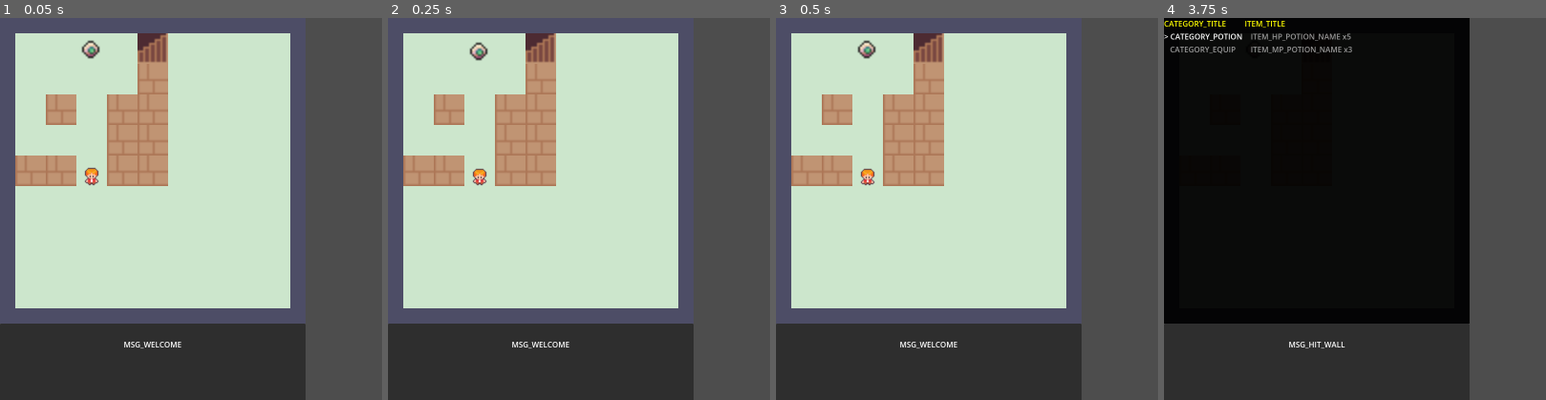
Above: before the commit, frames 1-4 (left to right).
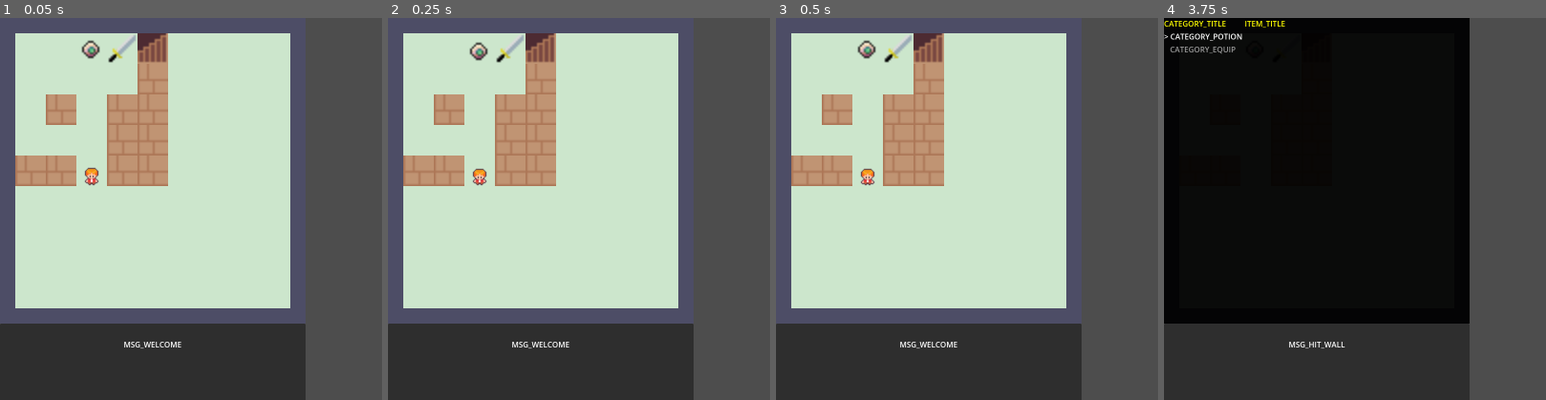
Above: after the commit, the same moments.

Repository: yifan-lee/ATB_Tower_Climber
Game: Godot game, scene res://scenes/main.tscn
Two runs of this game, one before a commit and one after it. Both use one fixed random seed, a clock stepped at 60 frames per second and the inputs below. The project has no main scene, so this scene is started directly.
Inputs:
- Up to frame 1 (0.05 s): no input
- Up to frame 2 (0.25 s): no input
- Up to frame 3 (0.5 s): no input
- Up to frame 4 (3.75 s): tap Enter (ui_accept) at 0.5, 0.77, 1.25, 1.52, 2, 3.02 s; hold Right (ui_right) 0.53-1.28 s; tap B at 0.6, 3.6 s; hold Down (ui_down) 1.28-2.03 s; tap C at 1.35 s; hold Right (ui_right) 2.03-2.78 s; tap Space at 2.1 s; hold Up (ui_up) 2.78-3.53 s; tap Z at 2.85 s; hold Left (ui_left) from 3.53 s (still down)
The pictures show only the part of the screen within x 0-50%, y 0-50%; the shares and areas given below are measured in that part.

The runs differ from the first frame. In frame 1, 0.2% of the frame differs, in the area x 28-36%, y 4-12%; in frame 2, 0.2%; in frame 3, 0.2%; in frame 4, 0.5%, in the area x 22-50%, y 4-10%.

Commit message:
add item pickup system

Diff:
--- a/config/entity_db.gd
+++ b/config/entity_db.gd
@@ -22,12 +22,12 @@
             SkillDB.get_skill("one_hit"),
         ],
         {
-            "hp_potion": 5,
-            "mp_potion": 3,
-            "iron_sword": 1,
-            "iron_helm": 1,
-            "tree_branch": 1,
-            "jy_sword": 1
+            # "hp_potion": 5,
+            # "mp_potion": 3,
+            # "iron_sword": 1,
+            # "iron_helm": 1,
+            # "tree_branch": 1,
+            # "jy_sword": 1
         }
     )
 
@@ -45,7 +45,7 @@
             SkillDB.get_skill("basic_atk"),
         ],
         {}, # Empty inventory
-        5   # Level 5
+        5 # Level 5
     )
 
 func get_stats(id: String) -> Stats:
--- a/config/item_db.gd
+++ b/config/item_db.gd
@@ -4,7 +4,7 @@
 var db: Dictionary = {}
 
 func _ready():
-	db["hp_potion"] = Item.new().setup(
+	var hp_potion = Item.new().setup(
 		"hp_potion",
 		"ITEM_HP_POTION_NAME",
 		Item.ItemType.POTION,
@@ -12,8 +12,10 @@
 		0,
 		"ITEM_HP_POTION_DESC"
 	)
+	hp_potion.icon = load("res://assets/sprites/item/HealthPotion.png")
+	db["hp_potion"] = hp_potion
 
-	db["mp_potion"] = Item.new().setup(
+	var mp_potion = Item.new().setup(
 		"mp_potion",
 		"ITEM_MP_POTION_NAME",
 		Item.ItemType.POTION,
@@ -21,38 +23,58 @@
 		50, # 回蓝50
 		"ITEM_MP_POTION_DESC"
 	)
+	mp_potion.icon = load("res://assets/sprites/item/ManaPotion.png")
+	db["mp_potion"] = mp_potion
 
-	db["iron_helm"] = Item.new().setup(
+	var iron_helm = Item.new().setup(
 		"iron_helm",
 		"EQUIPMENT_IRON_HELM",
 		Item.ItemType.EQUIPMENT,
 		0, 0, "EQUIPMENT_IRON_HELM_DESC",
 		0, 10, 0, Item.EquipSlot.HEAD
 	)
+	iron_helm.icon = load("res://assets/sprites/item/Helmet.png")
+	db["iron_helm"] = iron_helm
 
-	db["iron_sword"] = Item.new().setup(
+	var iron_sword = Item.new().setup(
 		"iron_sword",
 		"EQUIPMENT_IRON_SWORD",
 		Item.ItemType.EQUIPMENT,
 		0, 0, "EQUIPMENT_IRON_SWORD_DESC",
 		10, 0, 0, Item.EquipSlot.RIGHT_HAND
 	)
+	iron_sword.icon = load("res://assets/sprites/item/Sword.png")
+	db["iron_sword"] = iron_sword
 
-	db["tree_branch"] = Item.new().setup(
+	var tree_branch = Item.new().setup(
 		"tree_branch",
 		"EQUIPMENT_TREE_BRANCH",
 		Item.ItemType.EQUIPMENT,
 		0, 0, "EQUIPMENT_TREE_BRANCH_DESC",
 		1, 0, 0, Item.EquipSlot.RIGHT_HAND
 	)
+	# tree_branch.icon = load(...)
+	db["tree_branch"] = tree_branch
 
-	db["jy_sword"] = Item.new().setup(
+	var jy_sword = Item.new().setup(
 		"jy_sword",
 		"EQUIPMENT_JY_SWORD",
 		Item.ItemType.EQUIPMENT,
 		0, 0, "EQUIPMENT_JY_SWORD_DESC",
 		100, 0, 0, Item.EquipSlot.RIGHT_HAND
 	)
+	jy_sword.icon = load("res://assets/sprites/item/Sword.png")
+	db["jy_sword"] = jy_sword
+
+	var swift_boots = Item.new().setup(
+		"swift_boots",
+		"EQUIPMENT_SWIFT_BOOTS",
+		Item.ItemType.EQUIPMENT,
+		0, 0, "EQUIPMENT_SWIFT_BOOTS_DESC",
+		0, 0, 10, Item.EquipSlot.FEET
+	)
+	swift_boots.icon = load("res://assets/sprites/item/LeatherBoot.png")
+	db["swift_boots"] = swift_boots
 
 
 func get_item(id: String) -> Item:
--- a/data/item.gd
+++ b/data/item.gd
@@ -2,8 +2,8 @@
 extends Resource
 class_name Item
 
-enum ItemType { POTION, EQUIPMENT, KEY_ITEM }
-enum EquipSlot { NONE, HEAD, CHEST, LEGS, FEET, LEFT_HAND, RIGHT_HAND, ACCESSORY }
+enum ItemType {POTION, EQUIPMENT, KEY_ITEM}
+enum EquipSlot {NONE, HEAD, CHEST, LEGS, FEET, LEFT_HAND, RIGHT_HAND, ACCESSORY}
 
 @export var item_id: String
 @export var item_name: String
@@ -15,6 +15,7 @@
 @export var effect_def: int = 0
 @export var effect_spd: int = 0
 @export var description: String
+@export var icon: Texture2D
 
 func setup(id: String, n: String, t: ItemType, hp: int, mp: int, desc: String, atk: int = 0, def: int = 0, spd: int = 0, slot: EquipSlot = EquipSlot.NONE) -> Item:
 	item_id = id
--- a/entities/player.gd
+++ b/entities/player.gd
@@ -6,6 +6,7 @@
 var anim_sprite: AnimatedSprite2D
 
 func _ready():
+	add_to_group("player")
 	z_index = 10 # 强制让玩家渲染在最上层，避免被新加载的地图背景遮挡
 	_setup_sprite()
 	_setup_collision()
--- a/locale/texts.csv
+++ b/locale/texts.csv
@@ -44,3 +44,5 @@
 EQUIPMENT_SWIFT_BOOTS,疾风靴,Swift Boots
 EQUIPMENT_SWIFT_BOOTS_DESC,轻盈的靴子,Light boots
 MSG_USED_ITEM,使用了,"Used "
+MSG_GOT_ITEM,获得了,"Got "
+MSG_EQUIPPED,装备了,"Equipped "
--- a/scenes/maps/base_map.gd
+++ b/scenes/maps/base_map.gd
@@ -90,14 +90,63 @@
 func _build_map_from_data():
 	for y in range(map_data.size()):
 		for x in range(map_data[y].size()):
-			var cell_value = map_data[y][x]
+			var cell_value = str(map_data[y][x])
 			var pixel_position: Vector2 = GameConfig.get_game_area_pixel_position(x, y)
-			if cell_value == 1:
-				tile_map.set_cell(0, Vector2i(x, y), 0, Vector2i(16, 6))
-			elif cell_value == 2:
-				tile_map.set_cell(0, Vector2i(x, y), 0, Vector2i(16, 3))
-			elif cell_value == 11:
-				_spawn_enemy(BloodshotEye, pixel_position)
+
+			match cell_value:
+				"wall":
+					tile_map.set_cell(0, Vector2i(x, y), 0, Vector2i(16, 6))
+				"stairs":
+					tile_map.set_cell(0, Vector2i(x, y), 0, Vector2i(16, 3))
+				"eye":
+					_spawn_enemy(BloodshotEye, pixel_position)
+				"", "0":
+					pass # empty space
+				_:
+					# 如果是其他字符串，检查是不是物品
+					if ItemDB.db.has(cell_value):
+						_spawn_item(cell_value, pixel_position)
+
+func _spawn_item(item_id: String, pixel_position: Vector2):
+	var item_data = ItemDB.get_item(item_id)
+	if not item_data: return
+
+	var area = Area2D.new()
+	area.add_to_group("item")
+	area.set_meta("item_id", item_id)
+	area.position = pixel_position
+
+	var collision = CollisionShape2D.new()
+	var rect = RectangleShape2D.new()
+	# 稍微缩小一点判定范围，确保只有玩家走进去才触发
+	rect.size = Vector2(GameConfig.GRID_SIZE * 0.5, GameConfig.GRID_SIZE * 0.5)
+	collision.shape = rect
+	area.add_child(collision)
+
+	var sprite = Sprite2D.new()
+	if item_data.icon:
+		sprite.texture = item_data.icon
+		var orig_size = sprite.texture.get_size()
+		var target_size = GameConfig.GRID_SIZE
+		sprite.scale = Vector2(target_size / orig_size.x, target_size / orig_size.y)
+	area.add_child(sprite)
+
+	area.body_entered.connect(func(body):
+		if body.name == "Player" or body == get_tree().get_first_node_in_group("player"):
+			_on_player_pickup_item(area, item_id, item_data)
+	)
+
+	add_child(area)
+
+func _on_player_pickup_item(area: Area2D, item_id: String, item_data: Item):
+	var stats = EntityDB.get_stats("player")
+	if stats.inventory.has(item_id):
+		stats.inventory[item_id] += 1
+	else:
+		stats.inventory[item_id] = 1
+
+	EventBus.show_system_message.emit(["MSG_GOT_ITEM", item_data.item_name])
+	area.queue_free()
 
 
 func _spawn_enemy(enemy_class, pixel_position: Vector2):
--- a/scenes/maps/floor_1.gd
+++ b/scenes/maps/floor_1.gd
@@ -4,11 +4,11 @@
 func _init():
 	# 这是 2 楼的地图设计，中间多了一堵墙
 	map_data = [
-		[0, 0, 11, 0, 2],
-		[0, 0, 0, 0, 1],
-		[0, 1, 0, 1, 1],
-		[0, 0, 0, 1, 1],
-		[1, 1, 0, 1, 1]
+		["", "", "eye", "iron_sword", "stairs"],
+		["", "", "", "", "wall"],
+		["", "wall", "", "wall", "wall"],
+		["", "", "", "wall", "wall"],
+		["wall", "wall", "", "wall", "wall"]
 	]
 
 	stairs_config = {
--- a/scenes/maps/floor_2.gd
+++ b/scenes/maps/floor_2.gd
@@ -4,12 +4,12 @@
 func _init():
 	# 这是 2 楼的地图设计，中间多了一堵墙
 	map_data = [
-	[2, 0, 1, 0, 2],
-	[0, 0, 1, 0, 0],
-	[0, 1, 1, 1, 0],
-	[0, 0, 0, 0, 0],
-	[0, 0, 0, 1, 1]
-]
+		["stairs", "", "wall", "", "stairs"],
+		["", "", "wall", "", ""],
+		["", "wall", "wall", "wall", ""],
+		["", "", "", "", ""],
+		["", "", "", "wall", "wall"]
+	]
 
 	stairs_config = {
 		Vector2i(4, 0): {
--- a/scenes/maps/floor_3.gd
+++ b/scenes/maps/floor_3.gd
@@ -4,12 +4,12 @@
 func _init():
 	# 这是 2 楼的地图设计，中间多了一堵墙
 	map_data = [
-	[2, 0, 1, 0, 11],
-	[0, 0, 0, 1, 0],
-	[0, 1, 0, 1, 0],
-	[0, 0, 0, 0, 0],
-	[0, 0, 0, 1, 1]
-]
+		["stairs", "", "", "", ""],
+		["", "wall", "wall", "wall", ""],
+		["", "wall", "", "wall", ""],
+		["", "wall", "", "", ""],
+		["", "", "", "wall", "wall"]
+	]
 
 	stairs_config = {
 		Vector2i(0, 0): {
Binary file added: assets/sprites/item/AntiPoison.png
Not shown, added: assets/sprites/item/AntiPoison.png.import
Binary file added: assets/sprites/item/Bow.png
Not shown, added: assets/sprites/item/Bow.png.import
Binary file added: assets/sprites/item/Bread.png
Not shown, added: assets/sprites/item/Bread.png.import
Binary file added: assets/sprites/item/CoinPouch.png
Not shown, added: assets/sprites/item/CoinPouch.png.import
Binary file added: assets/sprites/item/Dagger.png
Not shown, added: assets/sprites/item/Dagger.png.import
Binary file added: assets/sprites/item/Full.png
Not shown, added: assets/sprites/item/Full.png.import
(and 24 more such lines)
